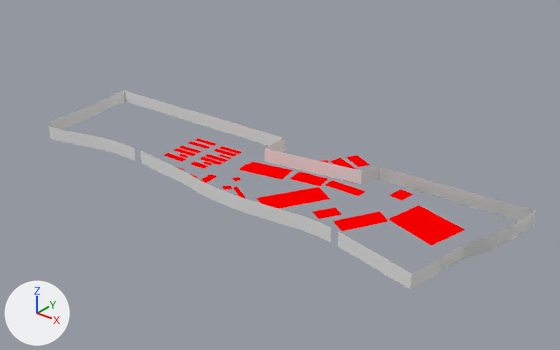
Before and after pictures for a commit that changed the Blender file Blender files/models/mj.blend.
The view is the same before and after, from a 50 mm camera at (619.0, -730.0, 459.0) aimed at (-45.0, 99.0, -56.0). The lights are fixed; the arrows at lower left show +X, +Y and +Z.

The older version as bpy lines, for what is in view:
```python
me_184374778 = bpy.data.meshes.new('184374778')
me_184374778.from_pydata(...)  # 38 vertices, 16 faces; spans x -310.0..303.0, y -119.0..-82.0, z 0.0..20.0
me_314671317 = bpy.data.meshes.new('314671317')
me_314671317.from_pydata(...)  # 42 vertices, 14 faces, 5 loose edges; spans x -667.0..114.0, y -108.0..217.0, z 0.0..20.0
me_339688828_002 = bpy.data.meshes.new('339688828.002')
me_339688828_002.from_pydata([(-30.1, 18.8, 0.0), (31.7, 32.2, 0.0), (38.0, -0.1, 0.0), (-27.6, -14.0, 0.0), (-31.9, 8.0, 0.0), (-29.7, 8.4, 0.0), (-30.2, 11.0, 0.0), (-28.7, 11.3, 0.0)], [], [(0, 1, 2, 3, 4, 5, 6, 7)])
me_339688828_002.materials.append(mat_roof)  # red #ff0000
me_354035076 = bpy.data.meshes.new('354035076')
me_354035076.from_pydata(...)  # 45 vertices, 29 faces; spans x -17.0..350.0, y -118.0..90.0, z 0.0..21.0
ob_314671317 = bpy.data.objects.new('314671317', me_314671317)
ob_314671317.parent = ob_map__4__osm
ob_314671317.location = (0.0, 0.0, 0.0)
ob_339688828 = bpy.data.objects.new('339688828', me_339688828_002)
ob_339688828.parent = ob_map__4__osm
ob_339688828.location = (0.0, 0.0, 0.0)
ob_354035076 = bpy.data.objects.new('354035076', me_354035076)
ob_354035076.parent = ob_map__4__osm
ob_354035076.location = (0.0, 0.0, 0.0)
ob_road_no__3 = bpy.data.objects.new('Road No. 3', me_184374778)
ob_road_no__3.parent = ob_map__4__osm
ob_road_no__3.location = (0.0, 0.0, 0.0)
# also in view: '340053223' at (183.0, -29.0, 0.0); '340053098' at (248.0, 11.0, 0.0); '340053359' at (83.0, -34.0, 0.0)
```
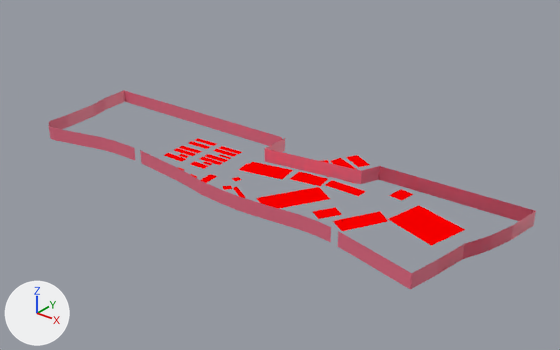
Commit message: material added to boundry

Boxes [x1, y1, x2, y2] around the edits, measured in the pictures (560 x 350 px):
'354035076', recoloured (grey to red): [265, 138, 536, 289] in both
'Road No. 3', recoloured: [53, 128, 412, 289] in both
'314671317', recoloured: [49, 90, 282, 146] in both

What changed in the scene script:
```text
Add mat_boundry:
    mat_boundry = principled_material('boundry')
    mat_boundry.base_color = (0.8, 0.146, 0.232)  # red #e76b84
    mat_boundry.roughness = 0.436
    mat_boundry.specular_ior_level = 0.55
Change me_184374778:
    where me_184374778.from_pydata(...)  # 38 vertices, 16 faces; spans x -310.0..303.0, y -119.0..-82.0, z 0.0..20.0
    add me_184374778.materials.append(mat_boundry)  # red #e76b84
Change me_354035076:
    where me_354035076.from_pydata(...)  # 45 vertices, 29 faces; spans x -17.0..350.0, y -118.0..90.0, z 0.0..21.0
    add me_354035076.materials.append(mat_boundry)  # red #e76b84
Change me_314671317:
    where me_314671317.from_pydata(...)  # 42 vertices, 14 faces, 5 loose edges; spans x -667.0..114.0, y -108.0..217.0, z 0.0..20.0
    add me_314671317.materials.append(mat_boundry)  # red #e76b84
```
